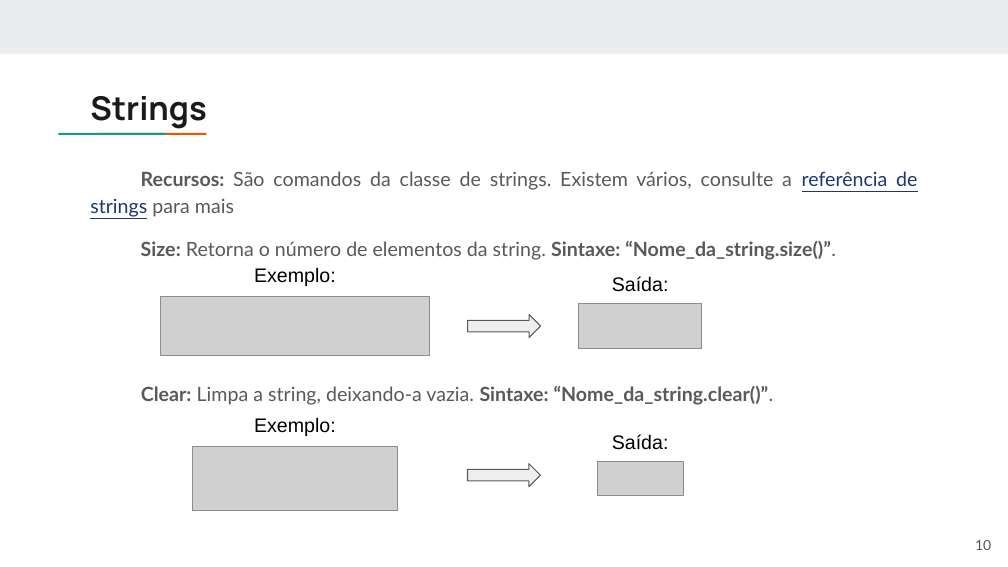
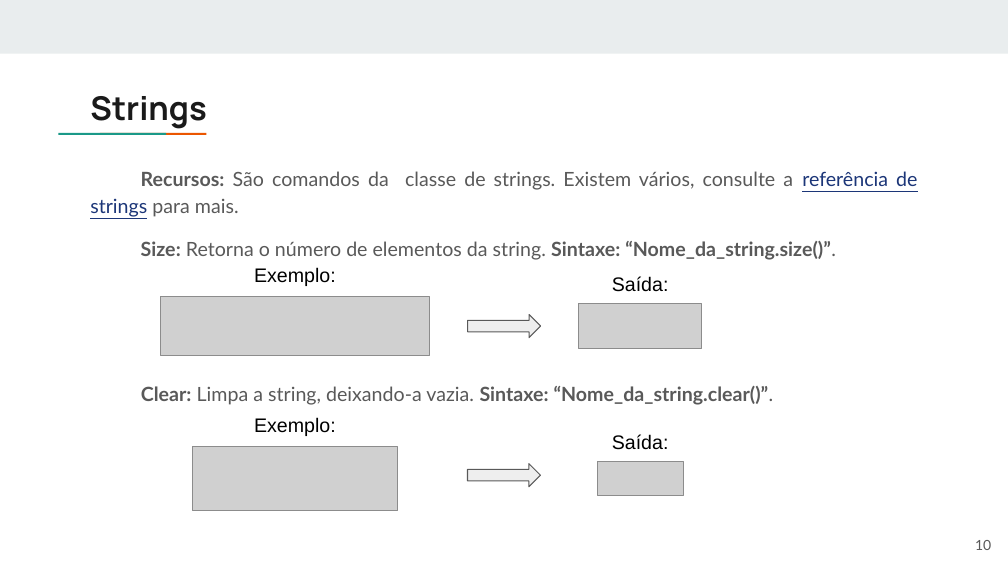
Before and after one commit to fpgues/treinamento-OBI-2023, a slide deck: slide 10 of programacao-basica/strings.pptx. Drawn at 1008x567 pixels with LibreOffice and Linux fonts; fonts in the diff are those of the drawing; grey boxes stand for pictures. Boxes give left, top, right and bottom in pixels: in the first picture for what was removed or moved away, otherwise in the second. Text is boxed around its words. In the diff, an @@ line names an element or a change of style, - is before the commit and + after.

Commit message:
Ajuste nos slides de strings

```diff
--- a/programacao-basica/strings.pptx
+++ b/programacao-basica/strings.pptx
@@ text at bbox=[90, 171, 917, 217]: text changed @@
-Recursos: São comandos da classe de strings. Existem vários, consulte a referência de strings para mais
+Recursos: São comandos da classe de strings. Existem vários, consulte a referência de strings para mais.
```
Also in this commit, not shown: 5 other slides changed.
